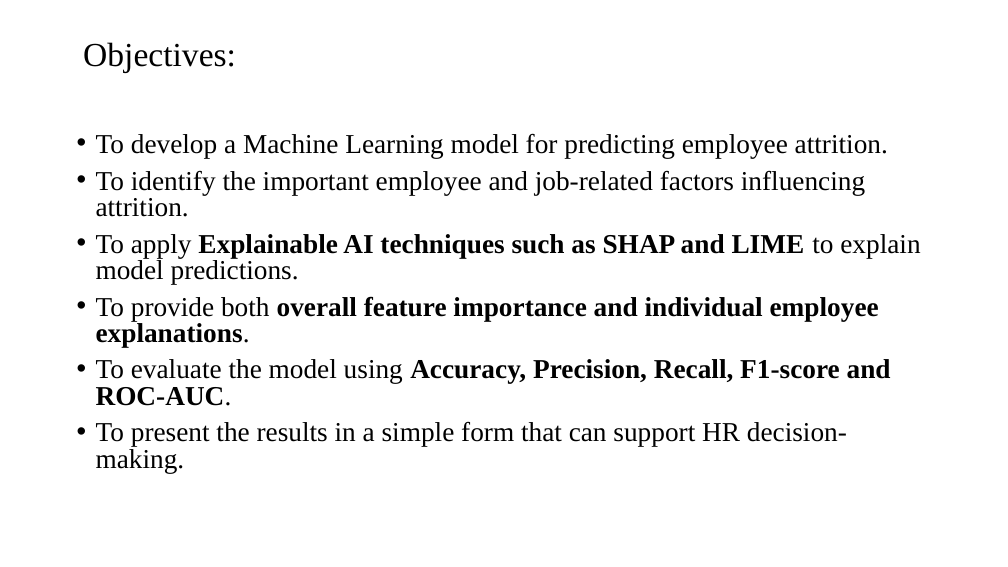
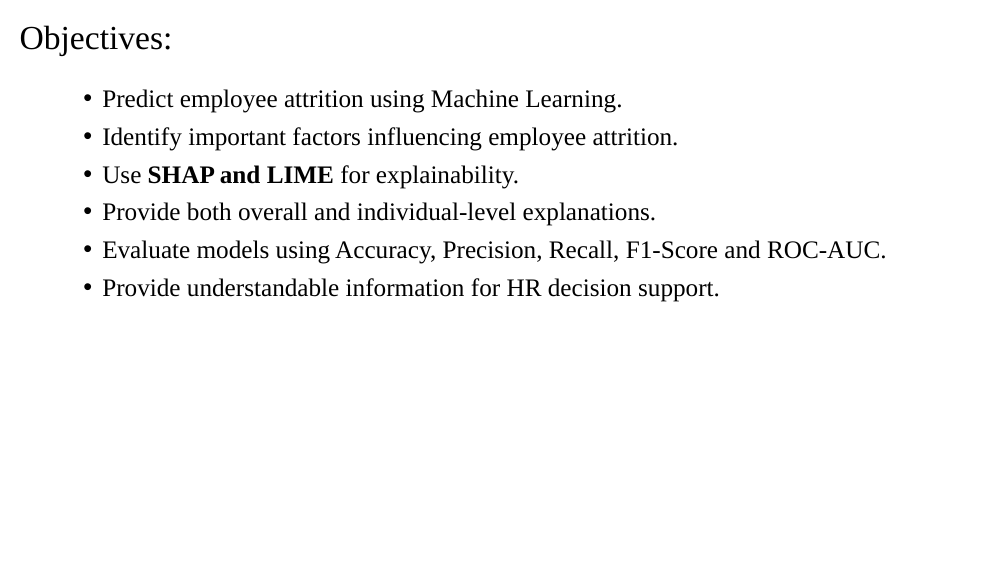
Before and after one commit to BHUVANA1007/KLH-CSE-2024-2420030519-Explainable-AI-Framework-for-Employee-Attrition-Prediction, a slide deck: slide 4 of docs/Presentation.pptx (slide 5 before the commit). Drawn at 1008x567 pixels with LibreOffice and Linux fonts; fonts in the diff are those of the drawing. Boxes give left, top, right and bottom in pixels: in the first picture for what was removed or moved away, otherwise in the second. Text is boxed around its words. In the diff, an @@ line names an element or a change of style, - is before the commit and + after.

Commit message:
Add employee attrition prediction ML and XAI implementation

```diff
--- a/docs/Presentation.pptx
+++ b/docs/Presentation.pptx
@@ title "Objectives:": place and size @@
-title "Objectives:" at (83, 42, 236, 73)
+title "Objectives:" at (20, 25, 173, 55)
@@ text at (102, 89, 887, 302): text changed; size 26 to 24 pt @@
-• To develop a Machine Learning model for predicting employee attrition.
-• To identify the important employee and job-related factors influencing attrition.
-• To apply Explainable AI techniques such as SHAP and LIME to explain model predictions.
-• To provide both overall feature importance and individual employee explanations.
-• To evaluate the model using Accuracy, Precision, Recall, F1-score and ROC-AUC.
-• To present the results in a simple form that can support HR decision-making.
+• Predict employee attrition using Machine Learning.
+• Identify important factors influencing employee attrition.
+• Use SHAP and LIME for explainability.
+• Provide both overall and individual-level explanations.
+• Evaluate models using Accuracy, Precision, Recall, F1-Score and ROC-AUC.
+• Provide understandable information for HR decision support.
```
Also in this commit, not shown: 4 other slides changed, 10 slides added, 7 slides removed, 35 other files.
